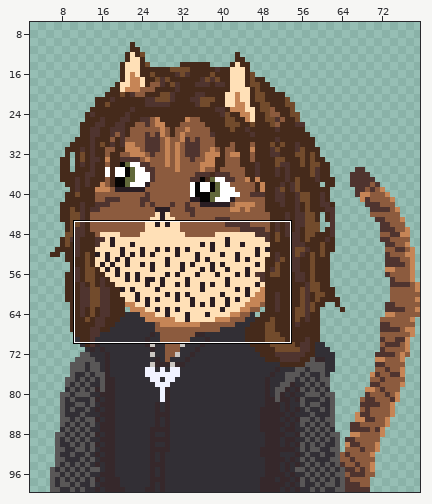
One commit to this pixel-art file: Assets/Art/Characters/AS_Aragorn.aseprite. Above: a wide view before the commit, with the close-up outlined.
Close-up. Old version:
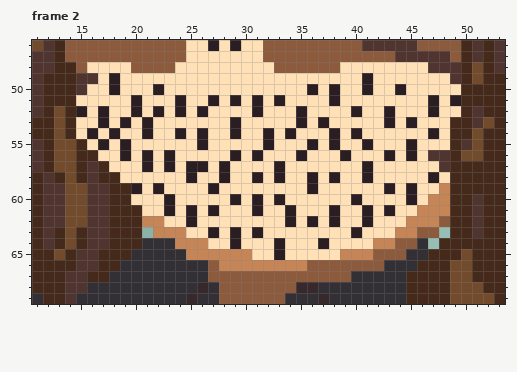
80x100 pixels, 2 frames. Colours within 5 levels of each other are drawn and written as one. Shown: frame 2: x 11..53, y 46..69. The wide view leaves out empty margins.
Now the later version:
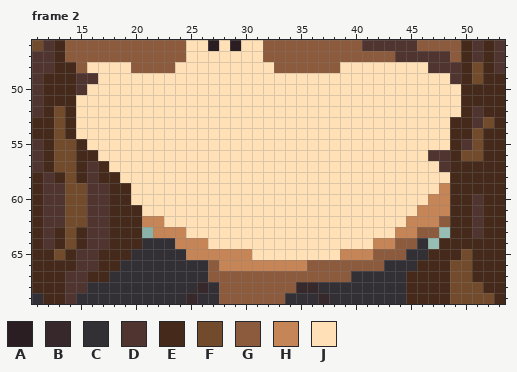
Palette (. is transparent): A #2a1e23  B #36282b  C #322f35  D #4f342f  E #452a1b  F #724b2c  G #8c5b3e  H #c68556  J #ffe0b7
What changed:
--- frame 2, layer "Face"
@@ x 11..53 @@
 48 DDEEGJJJJGGGGJJJJJJJJJGGGGGGJJJJJJJJDDDEFED
-49 DEEEDDJAJJJJJJJJJJJJJJJJJJJJJJAJJJJJJJDEFEE
-50 DEEEDJJAJJJAJJJJJJJJJJJJJAJAJJAJJAJJJJJEEEE
-51 DEEEJJJJJAJJJAJJAJAJAJAJJJJAJJJJJJJJAJAEEEE
-52 DEFEAJAJJAJAJAJAJJJJAJJJAJJJJAJJAJJJAJJEDEE
-53 EEFEJJAJAJAJJJJJJJAJJJJJAJAJJJJJAJAJJJEEDFE
-54 EEFEJAJAJJAJJAJAJJAJJAJAJJJAJAJJJJJJAJEEFEE
-55 DEFFEJAJAJJJJJJAJJJJJAJJJAJAJJAJJJAJJJEDFEE
-56 DEFFEEJJAJAJAJJJJJAJAJJJAJJJAJJJAJAJDDEFFEE
-57 DEFFEDEJJJAJAJAAJAJJJJAJJJJJJJAJJJJJJDEEEEE
-58 EDEFEDEEJJJJJJAJJAJJAJAJJAJAJJAJJJJJAJEEEEE
-59 EDDFFDDEEAJAJJJJAJJJJJJJJAJJJJJJAJAJJHEEEEE
-60 EDDFFDDEEJJJAJJJJJAJAJAJJJJJJAJJJJAJHHEEDEE
-61 EDDFFDDEEEJJAJAJAJJJAJJAJJJAJJAJAJJHHHEEDEE
-62 EDDFFDDEEEHHJJAJJJJJJJJAJAJAJJAJJJHHHGEEDEE
-63 EDEFEDDEEE.HHHJJAJAJAJJJJJJJJAJJJHHGG.EEDEE
-64 EDEFEDDEEECCCHHHJJAJJJAJJJAJJJJHHGGC.EEEEEE
-65 EEFEDDEEECCCCCHHHHHHJJAJJJJJHHHGGGCCEEEFEEE
+49 DEEEDDJJJJJJJJJJJJJJJJJJJJJJJJJJJJJJJJDEFEE
+50 DEEEDJJJJJJJJJJJJJJJJJJJJJJJJJJJJJJJJJJEEEE
+51 DEEEJJJJJJJJJJJJJJJJJJJJJJJJJJJJJJJJJJJEEEE
+52 DEFEJJJJJJJJJJJJJJJJJJJJJJJJJJJJJJJJJJJEDEE
+53 EEFEJJJJJJJJJJJJJJJJJJJJJJJJJJJJJJJJJJEEDFE
+54 EEFEJJJJJJJJJJJJJJJJJJJJJJJJJJJJJJJJJJEEFEE
+55 DEFFEJJJJJJJJJJJJJJJJJJJJJJJJJJJJJJJJJEDFEE
+56 DEFFEEJJJJJJJJJJJJJJJJJJJJJJJJJJJJJJDDEFFEE
+57 DEFFEDEJJJJJJJJJJJJJJJJJJJJJJJJJJJJJJDEEEEE
+58 EDEFEDEEJJJJJJJJJJJJJJJJJJJJJJJJJJJJJJEEEEE
+59 EDDFFDDEEJJJJJJJJJJJJJJJJJJJJJJJJJJJJHEEEEE
+60 EDDFFDDEEJJJJJJJJJJJJJJJJJJJJJJJJJJJHHEEDEE
+61 EDDFFDDEEEJJJJJJJJJJJJJJJJJJJJJJJJJHHHEEDEE
+62 EDDFFDDEEEHHJJJJJJJJJJJJJJJJJJJJJJHHHGEEDEE
+63 EDEFEDDEEE.HHHJJJJJJJJJJJJJJJJJJJHHGG.EEDEE
+64 EDEFEDDEEECCCHHHJJJJJJJJJJJJJJJHHGGC.EEEEEE
+65 EEFEDDEEECCCCCHHHHHHJJJJJJJJHHHGGGCCEEEFEEE
 66 EEEEDDEECCCCCCCCGHHHHHHHHGGGGGGGCCCEEEFFEEE
Pixel boxes of the changes (left, top, right, bottom) in both close-ups:
changed: (76, 73, 461, 260)
